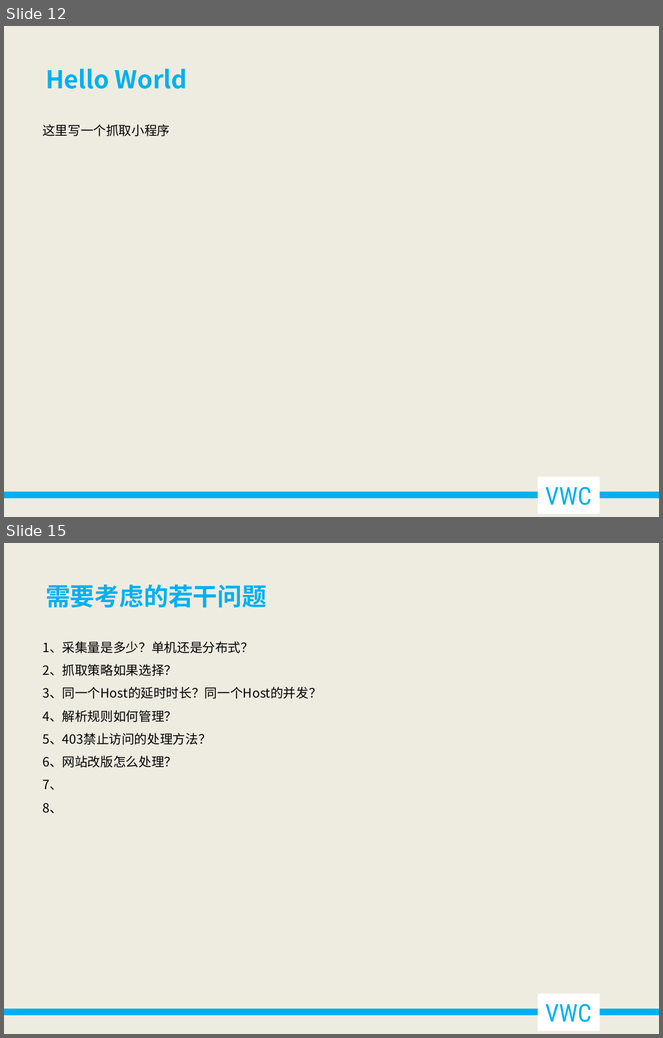
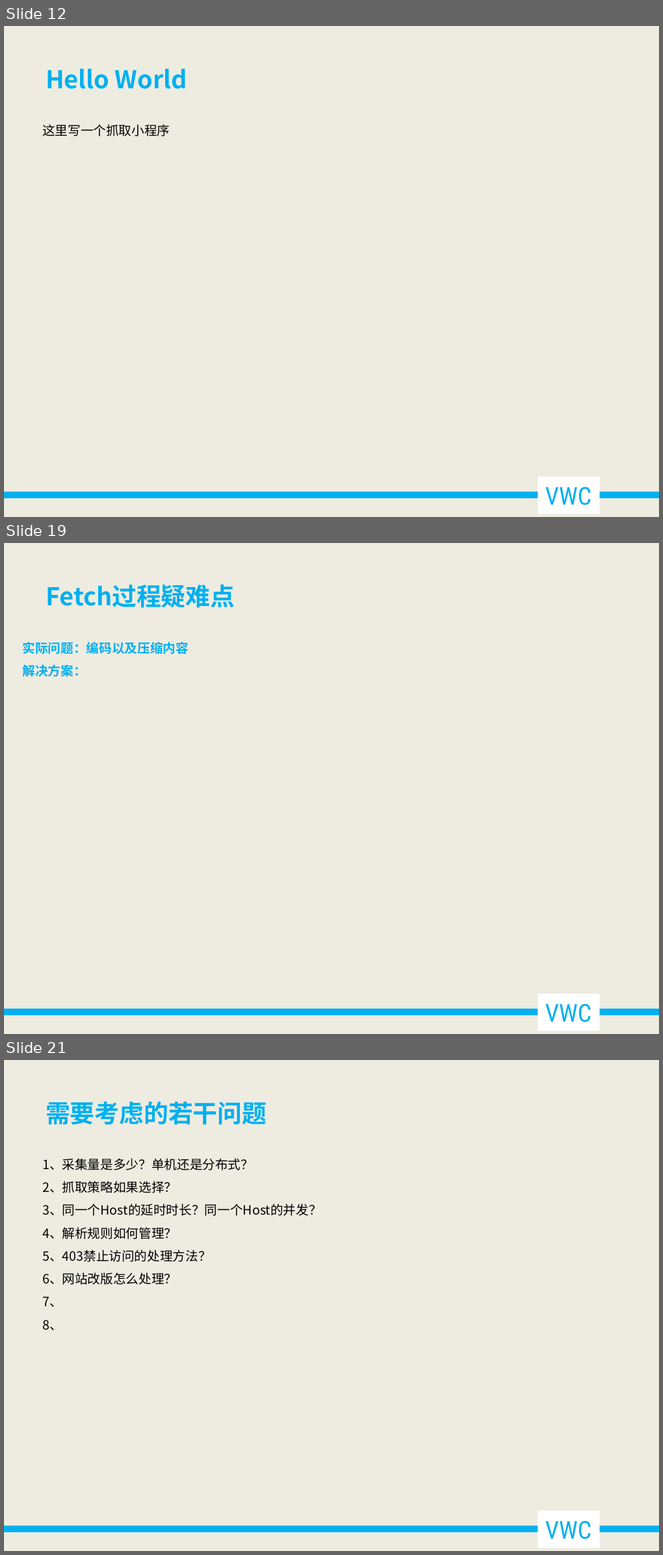
Before and after one commit to qingyu1229/qingyu1229.github.io, a slide deck: _posts/spider/细说垂直型网络爬虫.pptx. Shown one above the other, each under a label of ours: slides 12 and 15 before the commit, slides 12, 19 and 21 after it; the slides between them are not shown. The pictures are 663x1038 and 663x1555 pixels, drawn with LibreOffice and Linux fonts; fonts in the diff are those of the drawing. Boxes give left, top, right and bottom in pixels: in the first picture for what was removed or moved away, otherwise in the second. Text is boxed around its words. In the diff, an @@ line names an element or a change of style, - is before the commit and + after.

```diff
--- a/_posts/spider/细说垂直型网络爬虫.pptx
+++ b/_posts/spider/细说垂直型网络爬虫.pptx
@@ slide 19 added at <box>4,543,659,1034</box>, background #EEECE1; not listed: 2 template elements that a slide beside it also shows @@
@@ text added at <box>46,585,235,608</box>, 27 pt, text #00B0F0, bold @@
+Fetch过程疑难点
@@ text added at <box>23,642,189,677</box>, 14 pt, text #00B0F0, bold @@
+实际问题：编码以及压缩内容
+解决方案：
@@ what was slide 15 is now slide 21 @@
```
Also in this commit, not shown: 3 slides changed, 5 other slides added.
